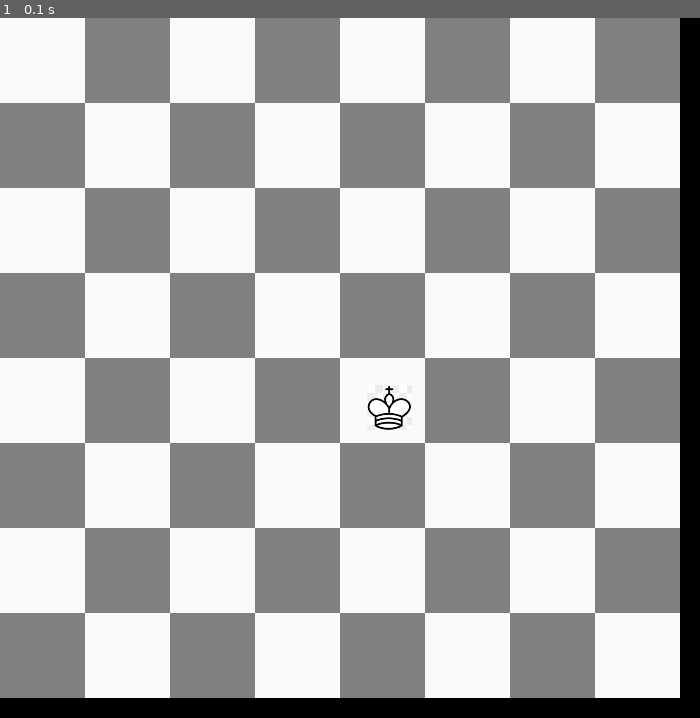
Above: before the commit, frame 1.
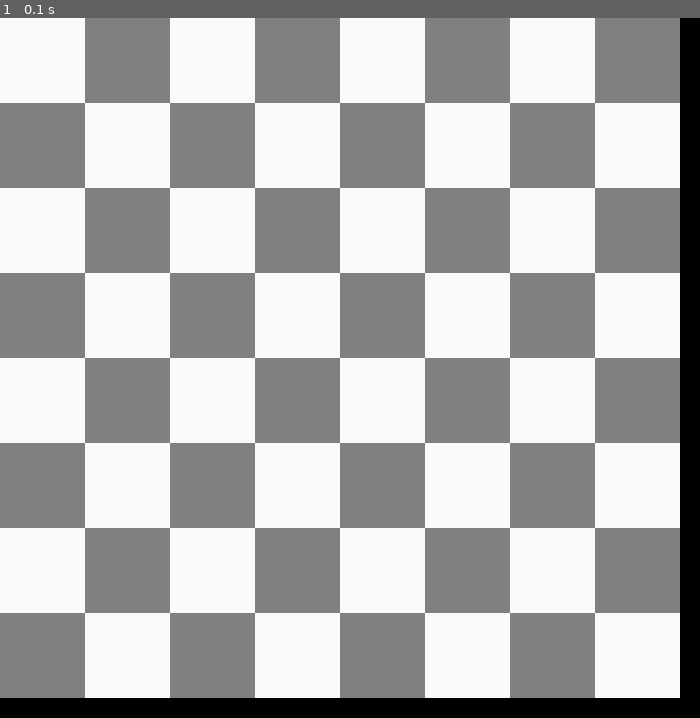
Above: after the commit, the same moment.

Repository: Amiros1322/Chess
Game: pygame game, started from Main.py
The game is run twice, just before and just after one commit, with the same random seed, the same clock (stepped at 60 frames per second) and the same inputs.
Inputs:
- Up to frame 1 (0.1 s): no input

The runs differ from the first frame. In frame 1, 0.1% of the frame differs, in the area x 52-59%, y 52-59%.

Commit message:
First commit from new comp. Updated gui and added king image

Diff:
--- a/PyGameGUI.py
+++ b/PyGameGUI.py
@@ -30,6 +30,8 @@
 
 player = Player()
 king_img = pygame.image.load('images/King.png')
+print(king_img)
+#king_img.set_colorkey((250, 250, 250))
 images_2d = [[], [], [], [], [], [], [], []]  # surfaces on that are squares in the game
 SQUARE_LENGTH = 85
 
@@ -55,7 +57,7 @@
 
         # Fill background with white
         screen.fill((0, 0, 0))
-        images_2d[4][4].blit(king_img, (SQUARE_LENGTH/2 - 15,SQUARE_LENGTH/2 - 15))
+        images_2d[4][3].blit(king_img, (SQUARE_LENGTH/2 - 15,SQUARE_LENGTH/2 - 15))
         for row in range(8):
             for col in range(8):
                 screen.blit(images_2d[row][col], (row*SQUARE_LENGTH, col*SQUARE_LENGTH))
Binary file changed: images/King.png
